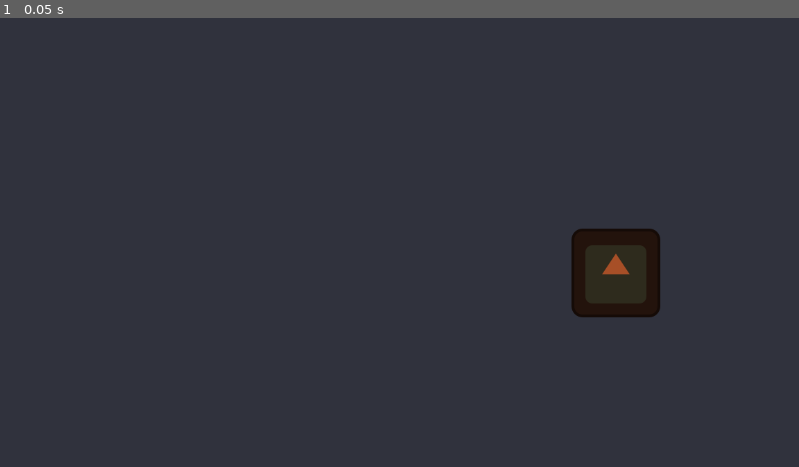
Above: before the commit, frame 1.
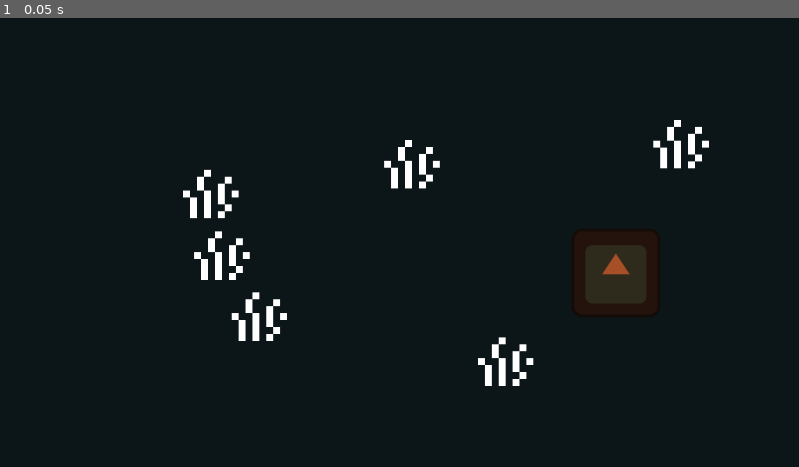
Above: after the commit, the same moment.

Repository: joancardonasa/whereami
Game: Godot game, scene res://src/gameplay/game.tscn
The game is run twice, just before and just after one commit, with the same random seed, the same clock (stepped at 60 frames per second) and the same inputs. This scene is started directly instead of the project's main scene. The engine's default icon, where the game draws it, is replaced by a stand-in: a white triangle on a blue panel in a dark square.
Inputs:
- Up to frame 1 (0.05 s): no input

The runs differ from the first frame. In frame 1, 98% of the frame differs, in the area x 0-100%, y 0-100%.

Commit message:
[Gameplay] Add grass

Diff:
--- a/project.godot
+++ b/project.godot
@@ -56,5 +56,6 @@
 
 [rendering]
 
+textures/canvas_textures/default_texture_filter=0
 renderer/rendering_method="gl_compatibility"
 renderer/rendering_method.mobile="gl_compatibility"
--- /dev/null
+++ b/src/gameplay/entities/grass.gd
@@ -0,0 +1,8 @@
+extends Area2D
+
+@onready var collider : CollisionShape2D = $CollisionShape2D
+@onready var sprite : AnimatedSprite2D = $Sprite2D
+
+func _on_area_entered(_body):
+	print(_body)
+	sprite.play("rustle")
--- /dev/null
+++ b/src/gameplay/entities/grass.tscn
@@ -0,0 +1,42 @@
+[gd_scene load_steps=6 format=3 uid="uid://1h8akbkrp040"]
+
+[ext_resource type="Script" path="res://src/gameplay/entities/grass.gd" id="1_d2e0c"]
+[ext_resource type="Texture2D" uid="uid://bhh3kp5aj3n83" path="res://assets/sprites/grass_0.png" id="1_qw0qu"]
+[ext_resource type="Texture2D" uid="uid://dqryav0cnu2ac" path="res://assets/sprites/grass_1.png" id="2_am15c"]
+
+[sub_resource type="RectangleShape2D" id="RectangleShape2D_luttt"]
+size = Vector2(7, 5)
+
+[sub_resource type="SpriteFrames" id="SpriteFrames_kio7e"]
+animations = [{
+"frames": [{
+"duration": 1.0,
+"texture": ExtResource("1_qw0qu")
+}, {
+"duration": 1.0,
+"texture": ExtResource("2_am15c")
+}, {
+"duration": 1.0,
+"texture": ExtResource("1_qw0qu")
+}],
+"loop": false,
+"name": &"rustle",
+"speed": 5.0
+}]
+
+[node name="Grass" type="Area2D"]
+collision_mask = 4
+script = ExtResource("1_d2e0c")
+
+[node name="CollisionShape2D" type="CollisionShape2D" parent="."]
+position = Vector2(-0.5, 1.5)
+scale = Vector2(1, 1)
+shape = SubResource("RectangleShape2D_luttt")
+
+[node name="Sprite2D" type="AnimatedSprite2D" parent="."]
+sprite_frames = SubResource("SpriteFrames_kio7e")
+animation = &"rustle"
+frame = 2
+frame_progress = 1.0
+
+[connection signal="area_entered" from="." to="." method="_on_area_entered"]
--- a/src/gameplay/game.tscn
+++ b/src/gameplay/game.tscn
@@ -1,6 +1,7 @@
-[gd_scene load_steps=3 format=3 uid="uid://pfbvh3k7h43a"]
+[gd_scene load_steps=4 format=3 uid="uid://pfbvh3k7h43a"]
 
 [ext_resource type="PackedScene" uid="uid://dcm5rpr5yu6bt" path="res://src/box.tscn" id="2_p1j13"]
+[ext_resource type="PackedScene" uid="uid://1h8akbkrp040" path="res://src/gameplay/entities/grass.tscn" id="3_swbvg"]
 [ext_resource type="Script" path="res://src/gameplay/game.gd" id="3_w8y6w"]
 
 [node name="Game" type="Node"]
@@ -15,7 +16,28 @@
 offset_right = 1216.0
 offset_bottom = 708.0
 mouse_filter = 2
-color = Color(0.188235, 0.196078, 0.239216, 1)
+color = Color(0.0470588, 0.0862745, 0.0941176, 1)
+
+[node name="Map" type="Node2D" parent="World"]
+position = Vector2(374, 426)
+scale = Vector2(10, 10)
+
+[node name="Grass" parent="World/Map" instance=ExtResource("3_swbvg")]
+
+[node name="Grass2" parent="World/Map" instance=ExtResource("3_swbvg")]
+position = Vector2(-5.4, -8.8)
+
+[node name="Grass3" parent="World/Map" instance=ExtResource("3_swbvg")]
+position = Vector2(-7, -17.7)
+
+[node name="Grass4" parent="World/Map" instance=ExtResource("3_swbvg")]
+position = Vector2(22, -22)
+
+[node name="Grass5" parent="World/Map" instance=ExtResource("3_swbvg")]
+position = Vector2(35.5, 6.5)
+
+[node name="Grass6" parent="World/Map" instance=ExtResource("3_swbvg")]
+position = Vector2(60.8, -24.9)
 
 [node name="PlayerSpawnPositions" type="Node2D" parent="World"]
 
--- a/src/player.tscn
+++ b/src/player.tscn
@@ -24,6 +24,8 @@
 radius = 52.8867
 
 [node name="Player" type="CharacterBody2D"]
+top_level = true
+scale = Vector2(0.55, 0.55)
 script = ExtResource("1_6ricb")
 
 [node name="Sprite2D" type="Sprite2D" parent="."]
@@ -64,10 +66,10 @@
 shape = SubResource("CircleShape2D_4aqot")
 
 [node name="Label" type="Label" parent="."]
-offset_left = -61.0
-offset_top = -93.0
-offset_right = 60.0
-offset_bottom = -67.0
+offset_left = -59.0
+offset_top = -91.0
+offset_right = 62.0
+offset_bottom = -65.0
 size_flags_horizontal = 6
 size_flags_vertical = 6
 text = "PlayerName"
Binary file added: assets/sprites/grass_0.png
Not shown, added: assets/sprites/grass_0.png.import
Binary file added: assets/sprites/grass_1.png
Not shown, added: assets/sprites/grass_1.png.import
